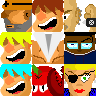
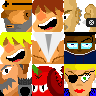
Comparing the layer stacks of the two 96x96 images. Changes:
added layer "Layer 10" above "Layer 9" over [0, 64, 32, 96]
painted on "Layer 5" over [64, 35, 78, 54]
hid "Layer 2 copy 6" over [0, 64, 32, 96]
